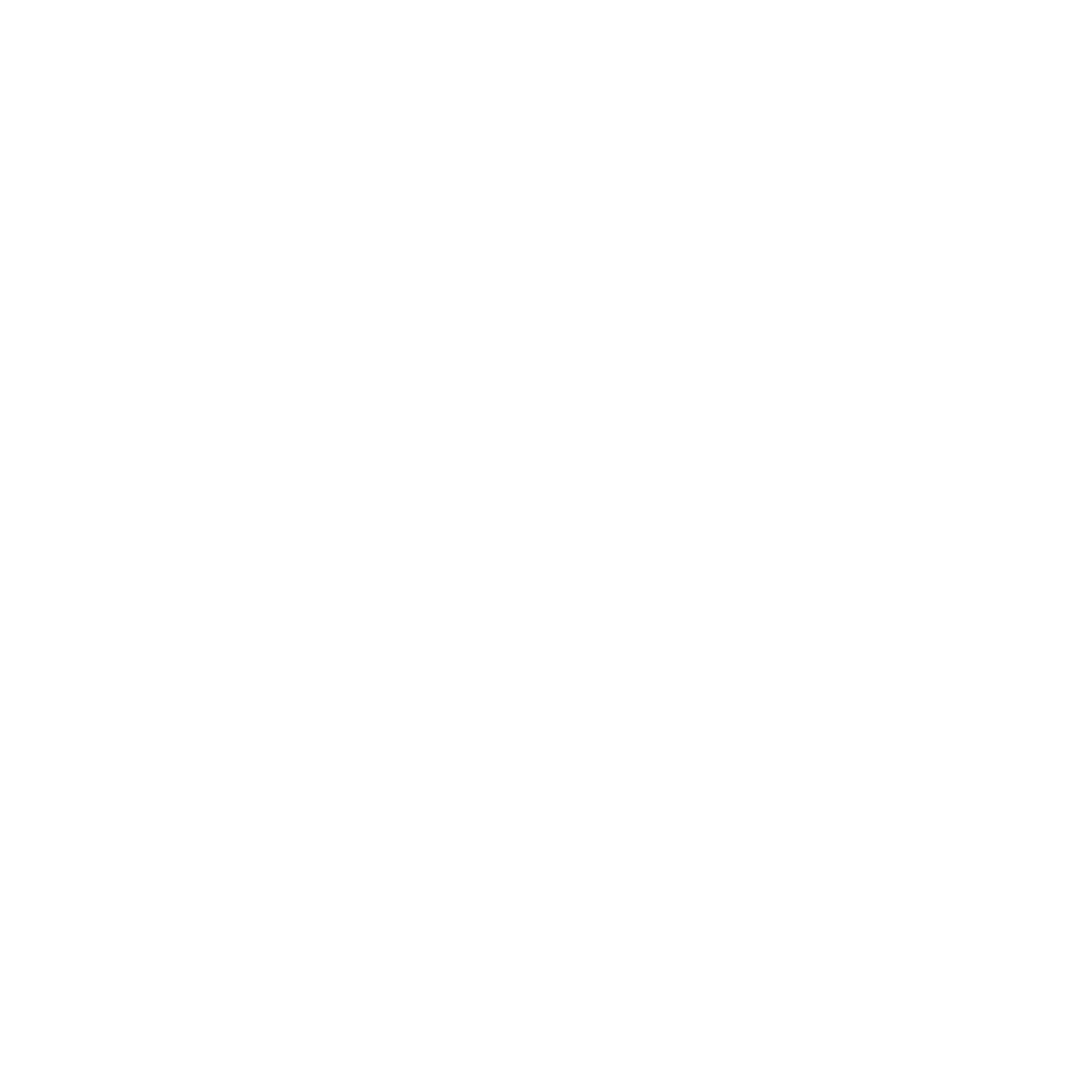
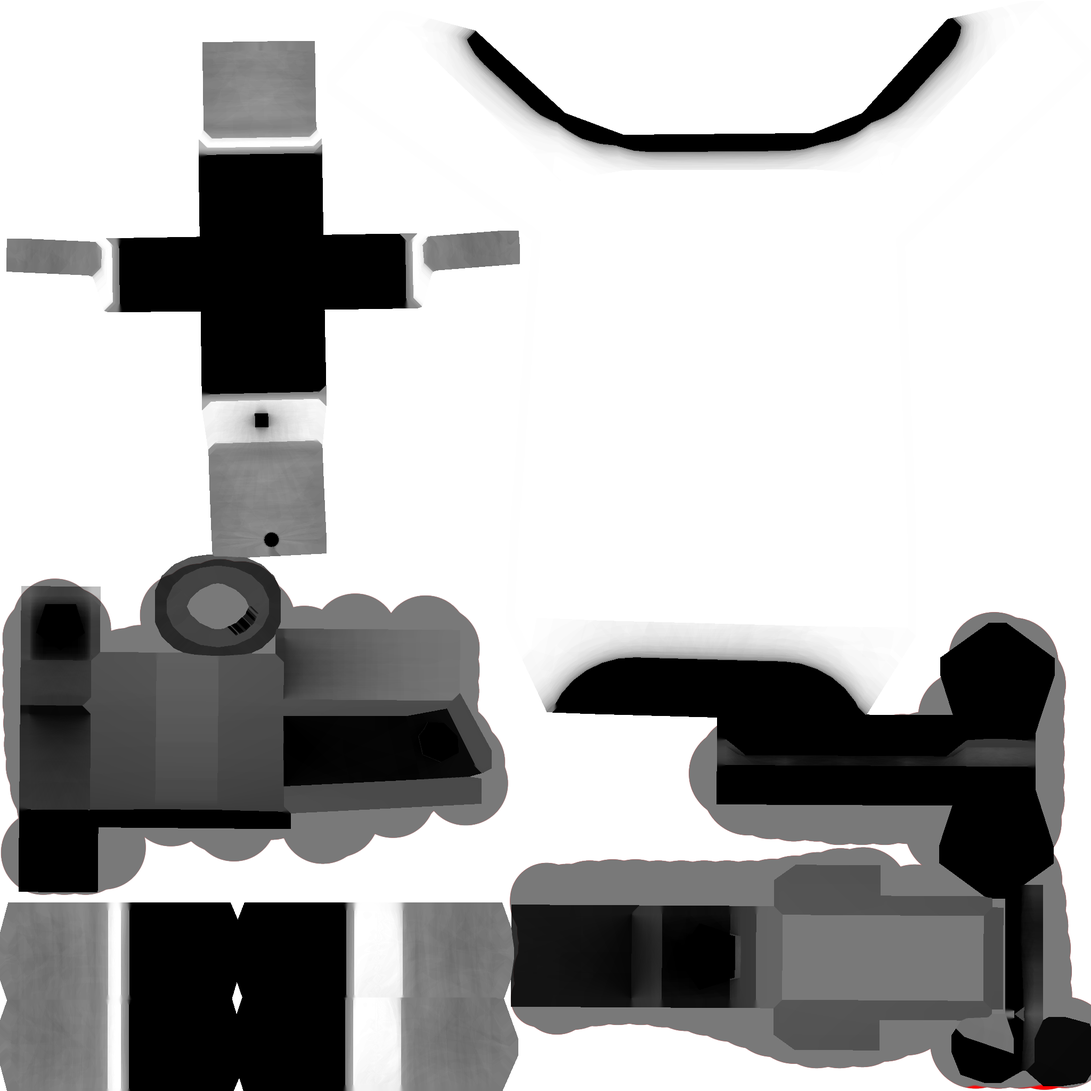
Revision of a layered (1091, 1091) image; what changed, layer by layer:
showed "picaTexture" over [0, 1, 1091, 1091]
